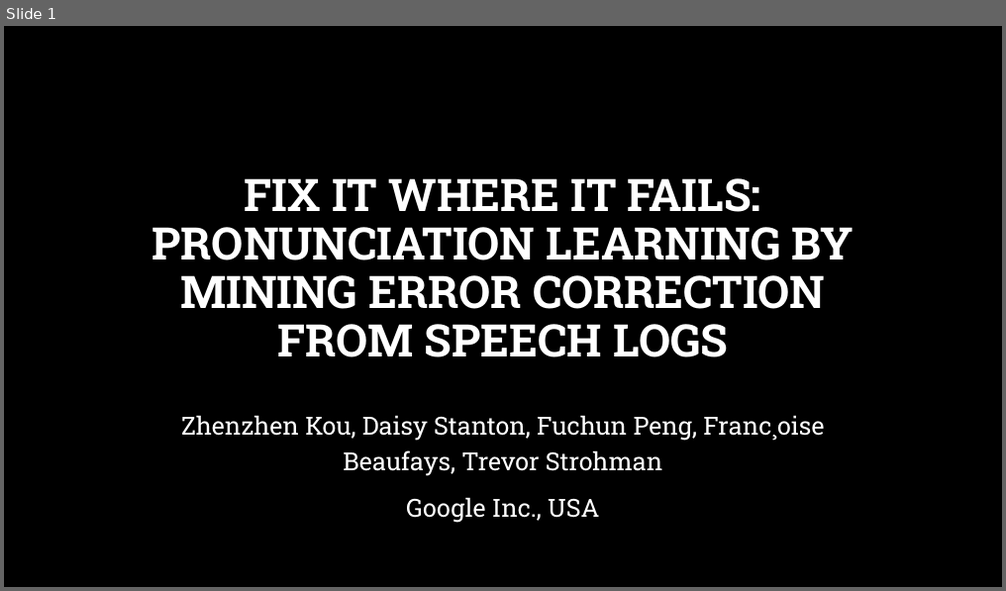
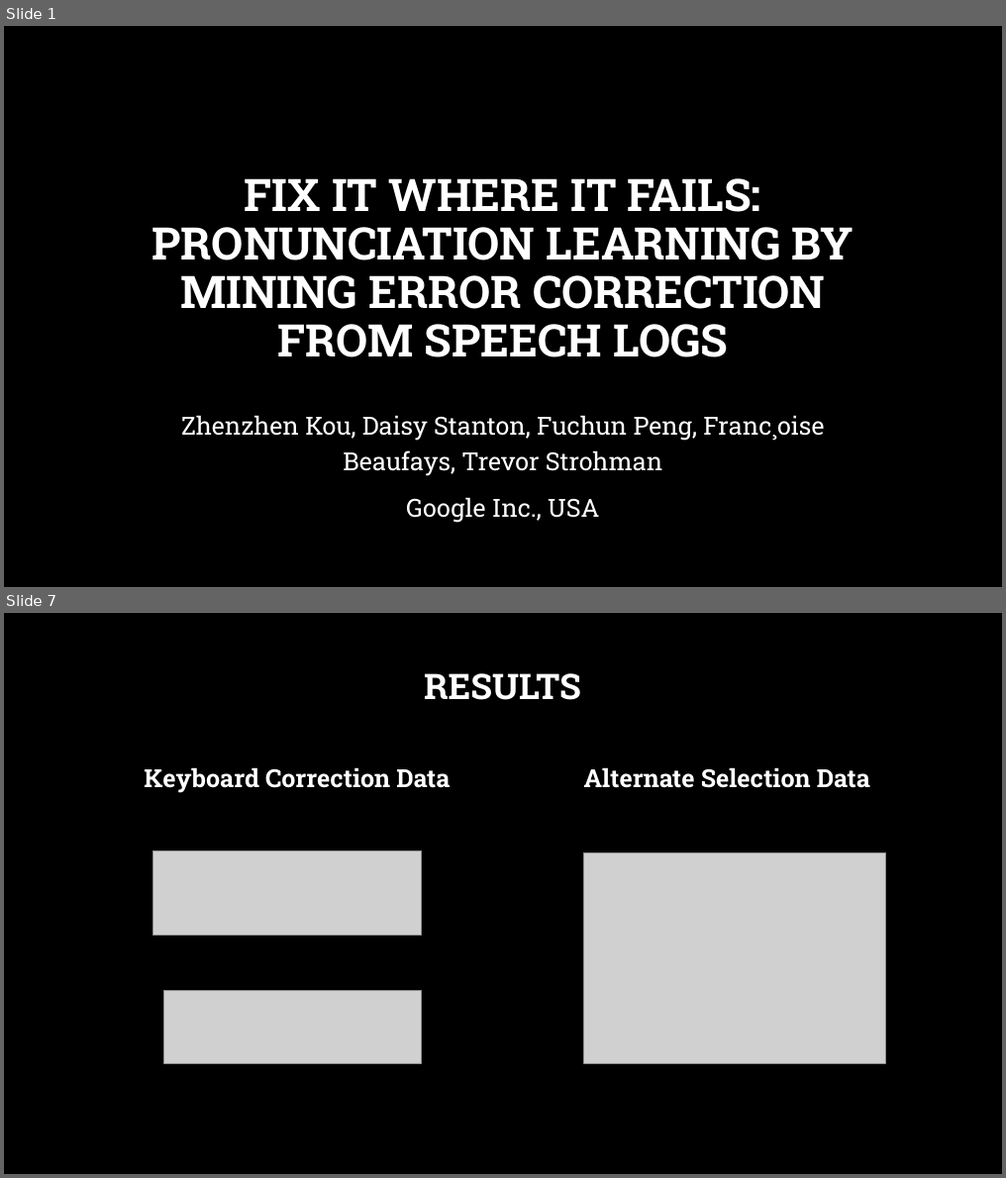
Before and after one commit to msnyde8/COSC757, a slide deck: Assignments/ArticleSummary/ArticleSummarySlides-MJS.pptx. Shown one above the other, each under a label of ours: slide 1 before the commit, slides 1 and 7 after it; the slides between them are not shown. The pictures are 1006x591 and 1006x1178 pixels, drawn with LibreOffice and Linux fonts; fonts in the diff are those of the drawing; grey boxes stand for pictures; background and template pictures are left out. Boxes give left, top, right and bottom in pixels: in the first picture for what was removed or moved away, otherwise in the second. Text is boxed around its words. In the diff, an @@ line names an element or a change of style, - is before the commit and + after.

```diff
--- a/Assignments/ArticleSummary/ArticleSummarySlides-MJS.pptx
+++ b/Assignments/ArticleSummary/ArticleSummarySlides-MJS.pptx
@@ slide 7 added at <box>4,613,1002,1174</box>, background picture (left out) @@
@@ title added at <box>424,673,581,700</box>, 34 pt, text #FFFFFF, bold @@
+RESULTS
@@ text added at <box>144,767,450,793</box>, 24 pt, text #FFFFFF, bold @@
+Keyboard Correction Data
@@ text added at <box>584,767,870,788</box>, 24 pt, text #FFFFFF, bold @@
+Alternate Selection Data
@@ picture added at <box>152,851,421,935</box> @@
@@ picture added at <box>583,853,886,1063</box> @@
@@ picture added at <box>164,990,422,1063</box> @@
```
Also in this commit, not shown: 1 slide changed, 6 other slides added, 3 slides removed, 2 other files.
